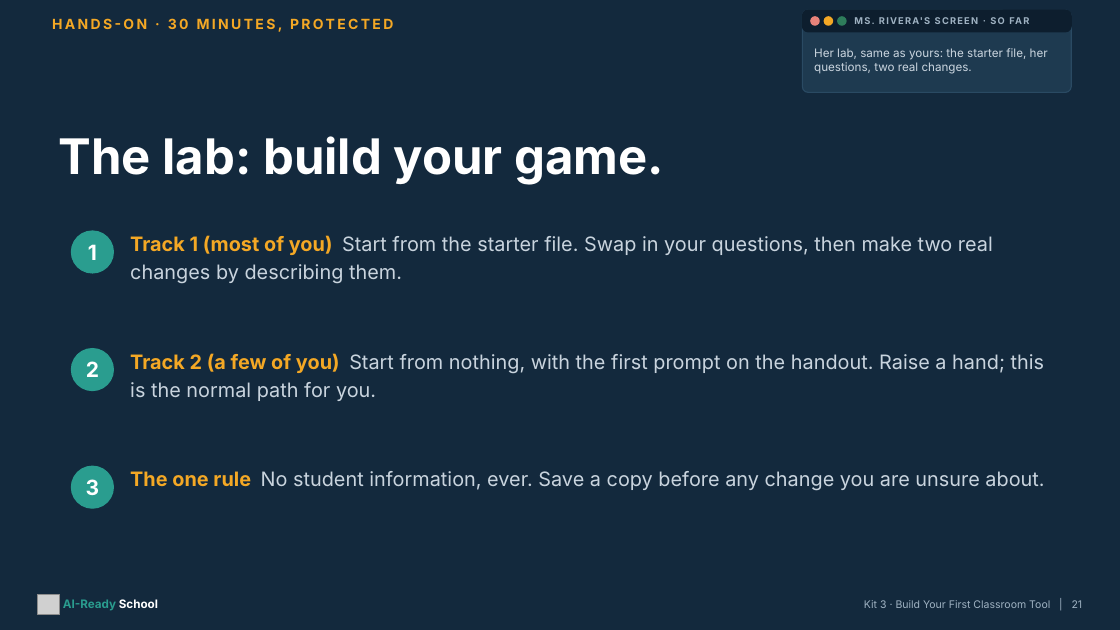
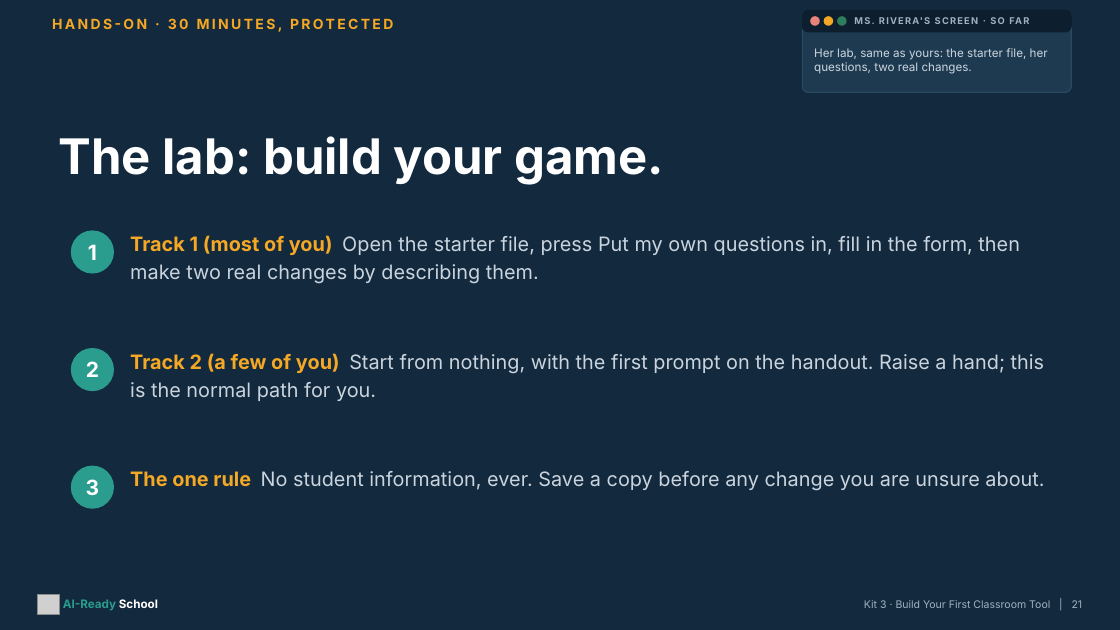
Before and after one commit to aspinozzi1/Ai-School-Ready, a slide deck: slide 21 of kits/kit03-tpt/Kit03_PresentationDeck.pptx. Drawn at 1120x630 pixels with LibreOffice and Linux fonts; fonts in the diff are those of the drawing; grey boxes stand for pictures. Boxes give left, top, right and bottom in pixels: in the first picture for what was removed or moved away, otherwise in the second. Text is boxed around its words. In the diff, an @@ line names an element or a change of style, - is before the commit and + after.

```diff
--- a/kits/kit03-tpt/Kit03_PresentationDeck.pptx
+++ b/kits/kit03-tpt/Kit03_PresentationDeck.pptx
@@ text at [130, 235, 1020, 284]: text changed @@
-Track 1 (most of you) Start from the starter file. Swap in your questions, then make two real changes by describing them.
+Track 1 (most of you) Open the starter file, press Put my own questions in, fill in the form, then make two real changes by describing them.
```
Also in this commit, not shown: 6 other slides changed, 39 other files.
